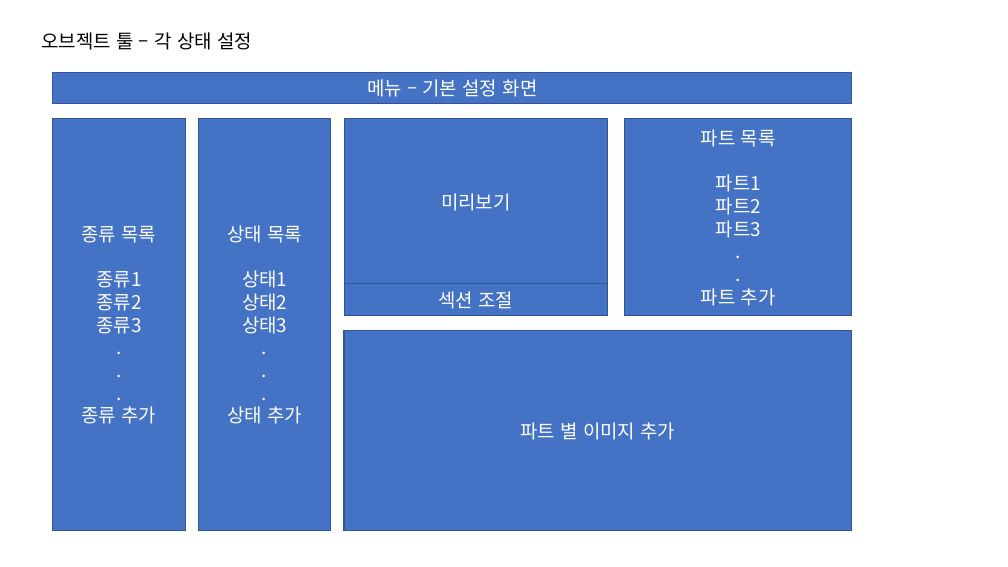
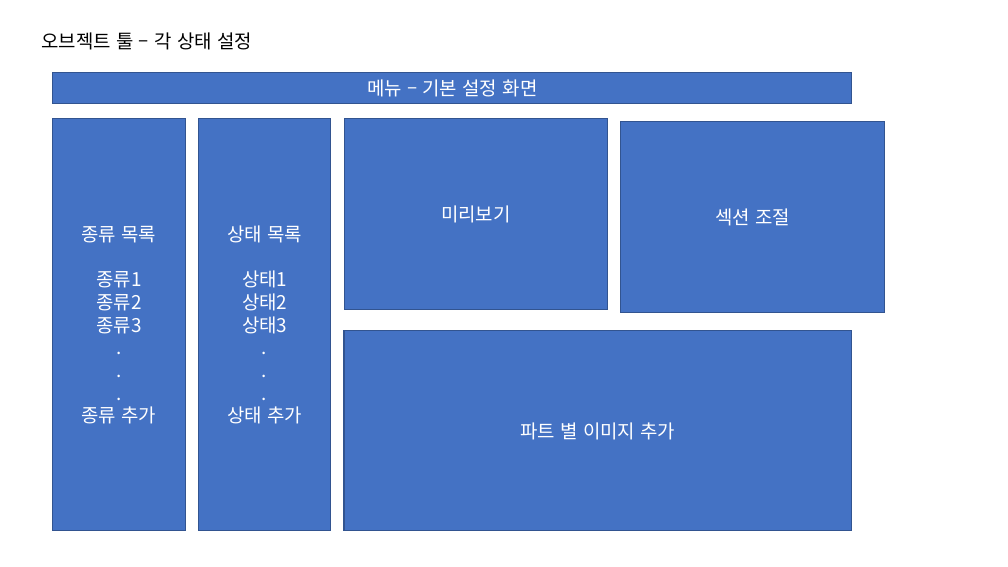
Before and after one commit to Hanul/BigWorld, a slide deck: slide 3 of Big World 기획.pptx. Drawn at 1008x567 pixels with LibreOffice and Linux fonts; fonts in the diff are those of the drawing. Boxes give left, top, right and bottom in pixels: in the first picture for what was removed or moved away, otherwise in the second. Text is boxed around its words. In the diff, an @@ line names an element or a change of style, - is before the commit and + after.

```diff
--- a/Big World 기획.pptx
+++ b/Big World 기획.pptx
@@ rectangle "미리보기": place and size @@
-rectangle "미리보기" at (344, 119, 608, 284)
+rectangle "미리보기" at (344, 119, 608, 309)
@@ rectangle removed at (625, 119, 852, 315) @@
-파트 목록
-파트1
-파트2
-파트3
-.
-.
-파트 추가
@@ rectangle "섹션 조절": place and size @@
-rectangle "섹션 조절" at (344, 284, 608, 315)
+rectangle "섹션 조절" at (621, 121, 885, 313)
```
Also in this commit, not shown: 1 other slide changed, 2 other files.
